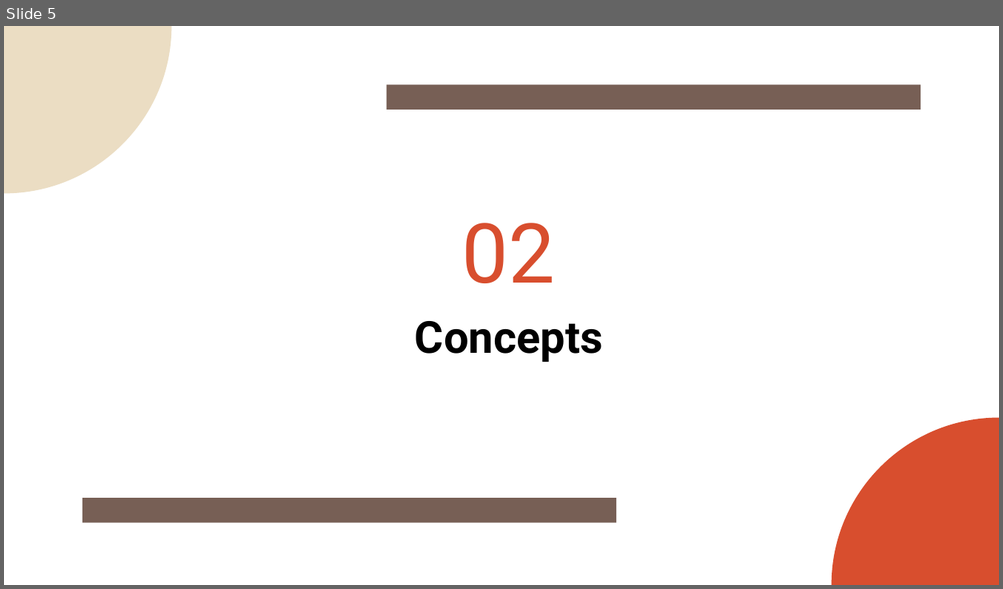
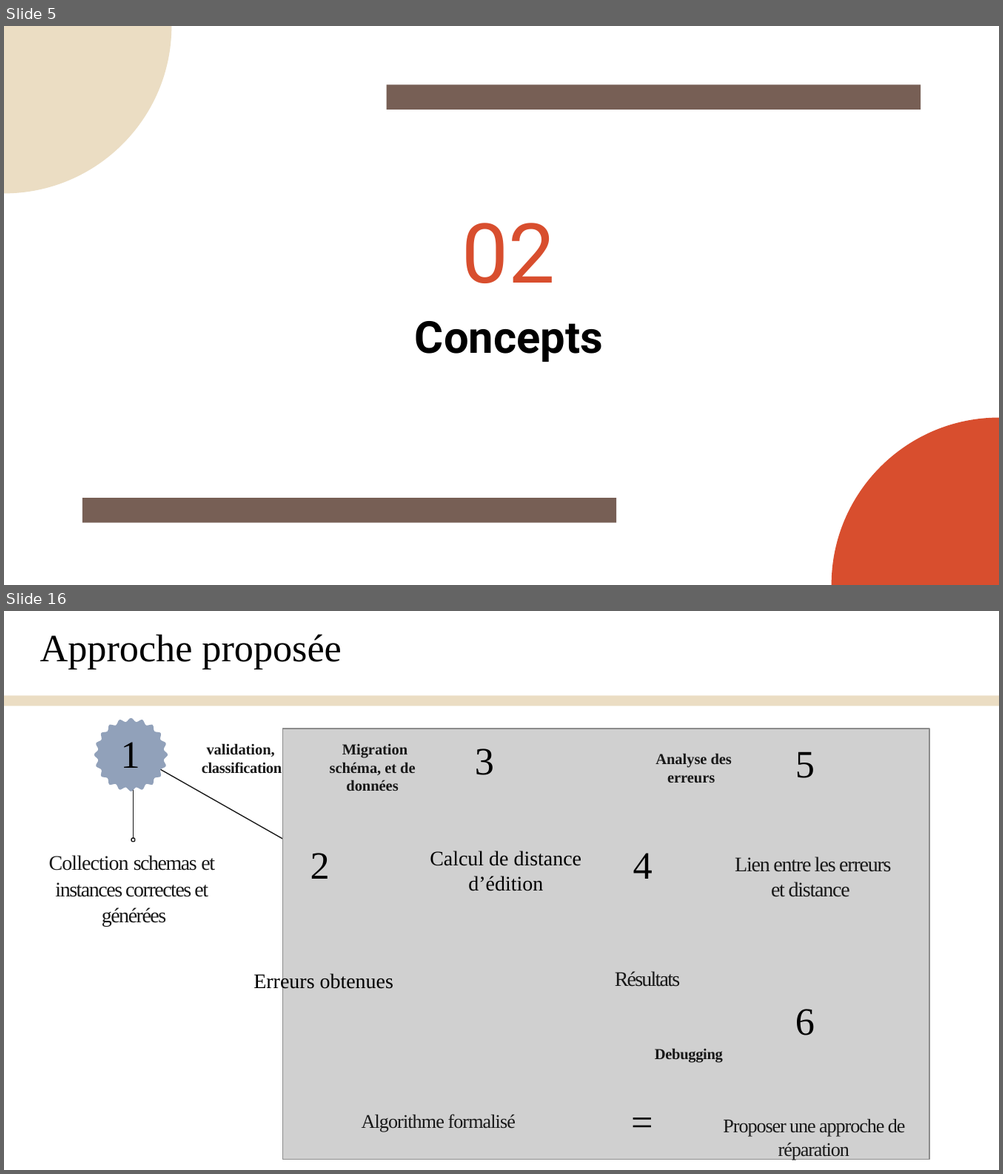
Before and after one commit to Yanis540/PSTL-M1, a slide deck: énoncé/Présentation_Finale.pptx. Shown one above the other, each under a label of ours: slide 5 before the commit, slides 5 and 16 after it; the slides between them are not shown. The pictures are 1003x589 and 1003x1174 pixels, drawn with LibreOffice and Linux fonts; fonts in the diff are those of the drawing; grey boxes stand for pictures. Boxes give left, top, right and bottom in pixels: in the first picture for what was removed or moved away, otherwise in the second. Text is boxed around its words. In the diff, an @@ line names an element or a change of style, - is before the commit and + after.

```diff
--- a/énoncé/Présentation_Finale.pptx
+++ b/énoncé/Présentation_Finale.pptx
@@ slide 16 added at <box>4,611,999,1170</box>, background #FFFFFF @@
@@ text added at <box>40,634,341,669</box>, 28 pt, text #000000 @@
+Approche proposée
@@ rectangle added at <box>4,695,999,706</box>, fill #EBDDC3 @@
@@ freeform shape added at <box>94,718,168,792</box>, fill #91A1BA @@
@@ text added at <box>121,742,140,768</box>, 28 pt, text #000000 @@
+1
@@ text added at <box>202,743,282,774</box>, 11 pt, text #181818, bold @@
+validation, classification
@@ picture added at <box>282,729,929,1160</box> @@
@@ freeform shape added at <box>131,753,348,877</box>, outline #181818 0.75 pt @@
@@ text added at <box>330,744,415,791</box>, 11 pt, text #181818, bold @@
+Migration schéma, et de données
@@ text added at <box>475,749,494,775</box>, 28 pt, text #000000 @@
+3
@@ text added at <box>655,753,731,783</box>, 11 pt, text #181818, bold @@
+Analyse des erreurs
@@ text added at <box>795,752,814,778</box>, 28 pt, text #000000 @@
+5
@@ freeform shape added at <box>131,839,134,842</box>, outline #181818 0.75 pt @@
@@ text added at <box>310,853,330,879</box>, 28 pt, text #000000 @@
+2
@@ text added at <box>430,851,582,891</box>, 15 pt, text #000000 @@
+Calcul de distance d’édition
@@ text added at <box>633,853,652,879</box>, 28 pt, text #000000 @@
+4
@@ text added at <box>49,855,215,927</box>, 15 pt, text #181818 @@
+Collection schemas et
+instances correctes et
+générées
@@ text added at <box>734,857,891,897</box>, 15 pt, text #181818 @@
+Lien entre les erreurs et distance
@@ text added at <box>253,973,393,993</box>, 15 pt, text #000000 @@
+Erreurs obtenues
@@ text added at <box>614,971,680,987</box>, 15 pt, text #181818 @@
+Résultats
@@ text added at <box>795,1009,814,1036</box>, 28 pt, text #000000 @@
+6
@@ text added at <box>654,1048,723,1063</box>, 11 pt, text #181818, bold @@
+Debugging
@@ text added at <box>629,1096,655,1145</box>, 28 pt, text #000000 @@
+=
@@ text added at <box>361,1114,515,1133</box>, 14 pt, text #181818 @@
+Algorithme formalisé
@@ text added at <box>723,1119,905,1161</box>, 14 pt, text #181818 @@
+Proposer une approche de réparation
```
Also in this commit, not shown: 8 slides changed, 17 other slides added, 7 slides removed.
